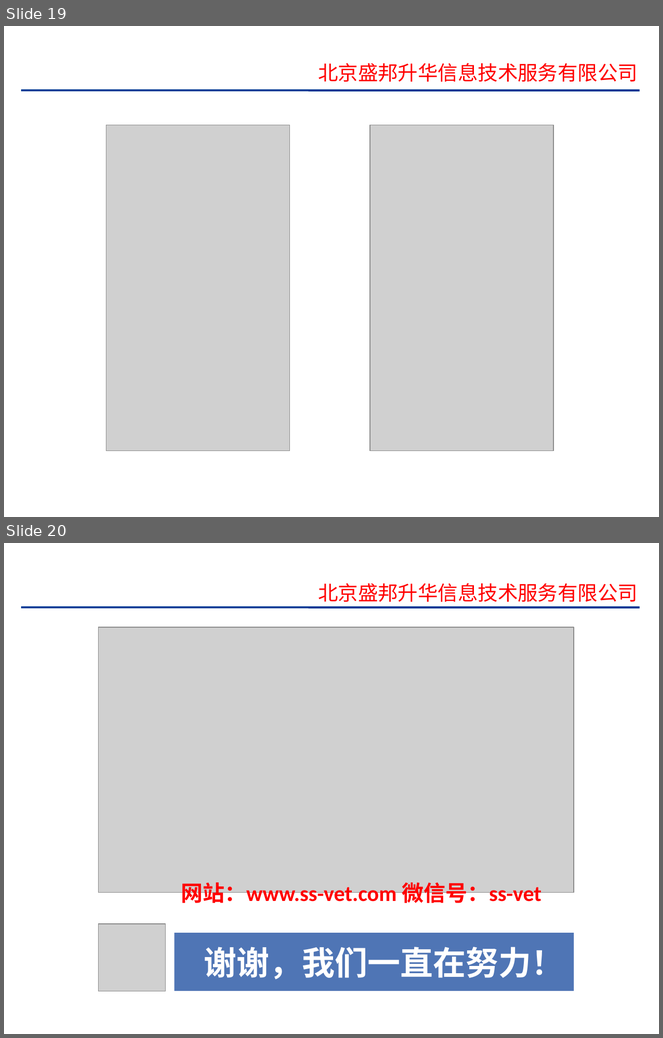
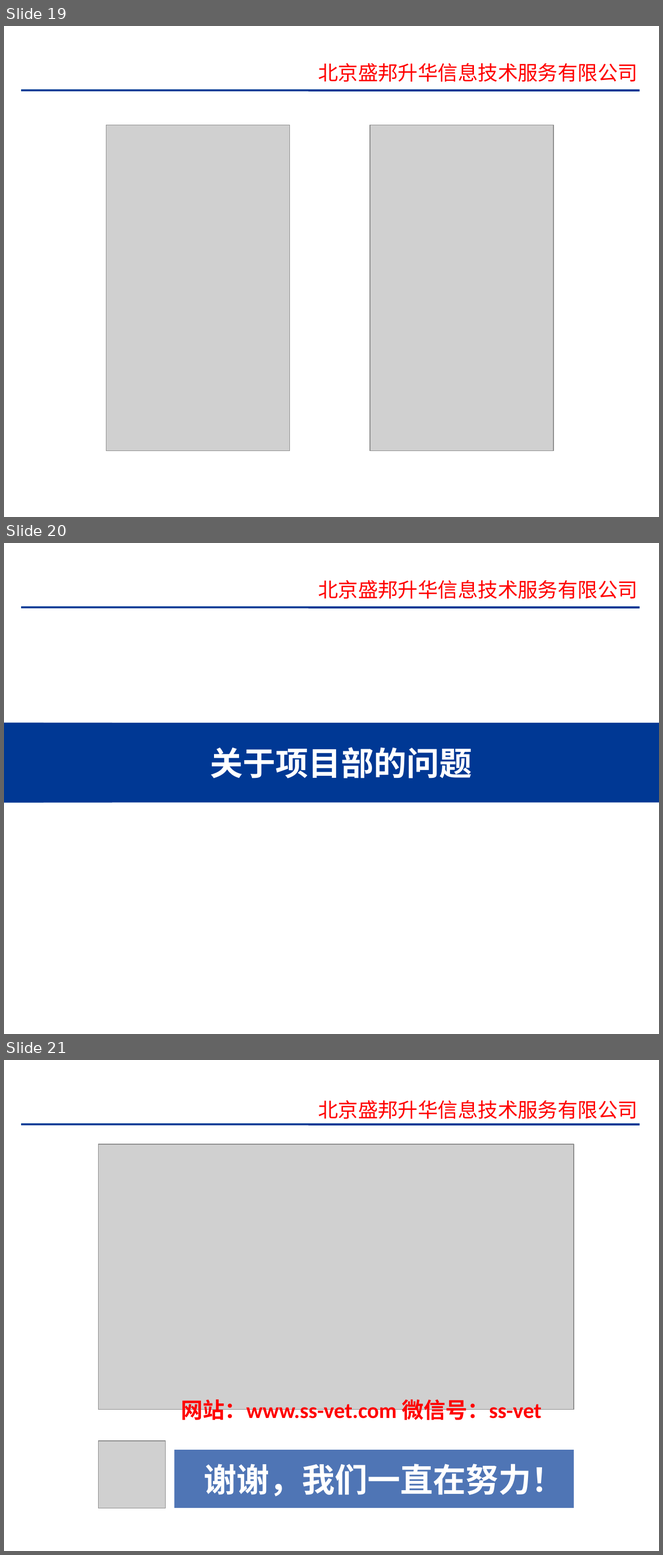
Before and after one commit to xiaozhoulee/project_team, a slide deck: document/项目部实施方案.pptx. Shown one above the other, each under a label of ours: slides 19 and 20 before the commit, slides 19, 20 and 21 after it. The pictures are 663x1038 and 663x1555 pixels, drawn with LibreOffice and Linux fonts; fonts in the diff are those of the drawing; grey boxes stand for pictures; background and template pictures are left out. Boxes give left, top, right and bottom in pixels: in the first picture for what was removed or moved away, otherwise in the second. Text is boxed around its words. In the diff, an @@ line names an element or a change of style, - is before the commit and + after.

```diff
--- a/document/项目部实施方案.pptx
+++ b/document/项目部实施方案.pptx
@@ slide 20 added at (4, 543, 659, 1034), background #FFFFFF; not listed: 1 template element that a slide beside it also shows @@
@@ text added at (318, 580, 638, 599), 22 pt, text #FF0000 @@
+北京盛邦升华信息技术服务有限公司
@@ rectangle added at (4, 723, 659, 803), fill #003894, 36 pt, text #FFFFFF, bold @@
+关于项目部的问题
@@ rectangle added at (4, 722, 44, 802), fill #003894 @@
@@ rectangle added at (4, 723, 112, 803), fill #003894 @@
@@ what was slide 20 is now slide 21 @@
```
Also in this commit, not shown: 19 other files.
